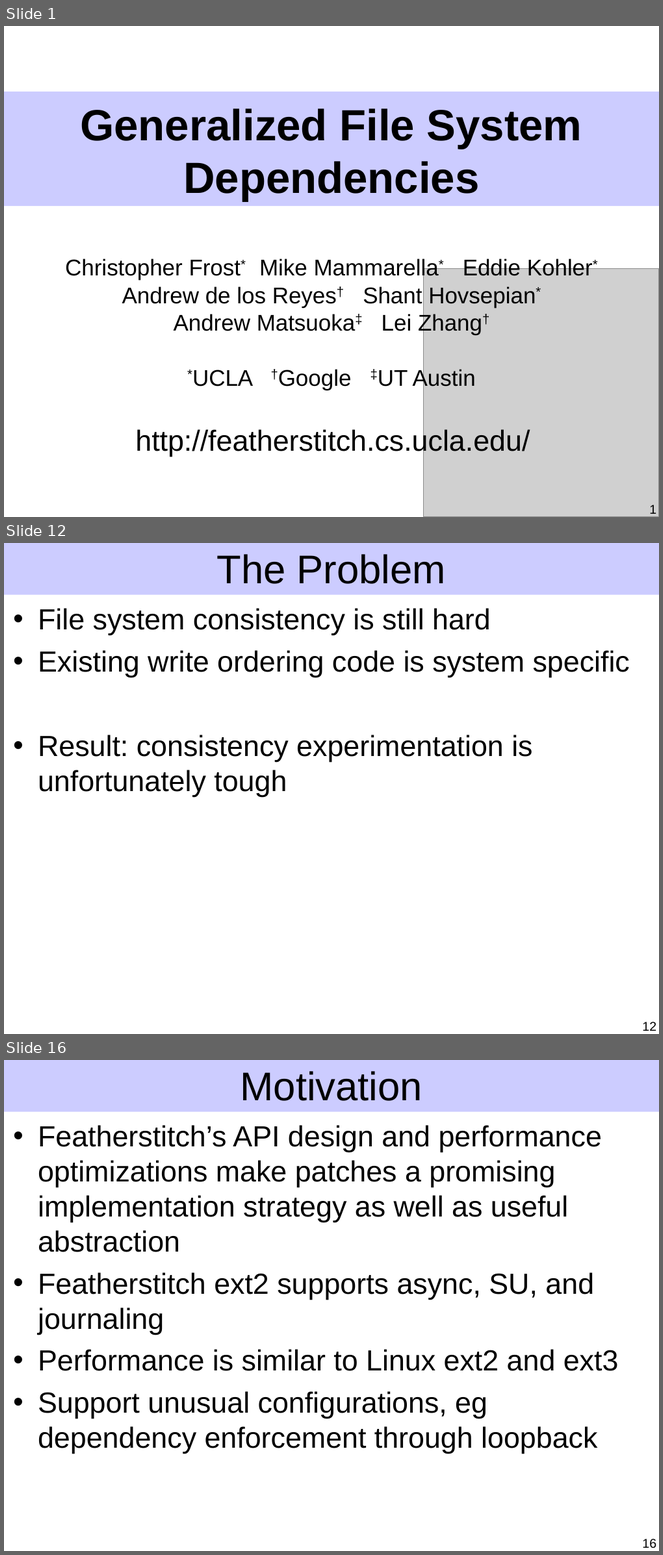
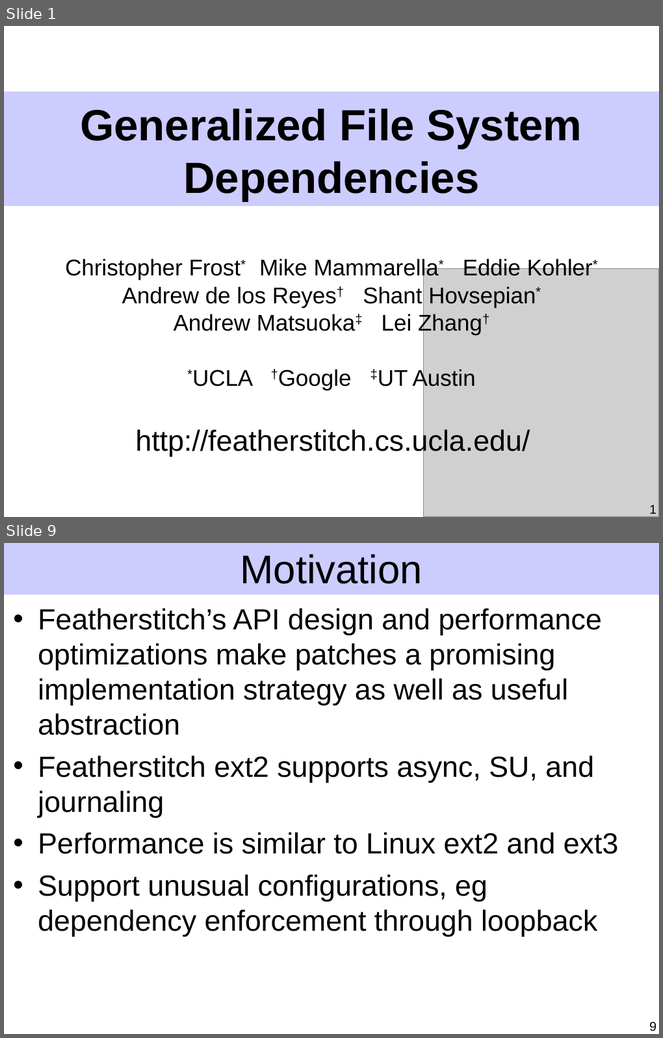
Before and after one commit to ucla-readable/fstitch-doc, a slide deck: sosp/pres.ppt. Shown one above the other, each under a label of ours: slides 1, 12 and 16 before the commit, slides 1 and 9 after it; the slides between them are not shown. The pictures are 663x1555 and 663x1038 pixels, drawn with LibreOffice and Linux fonts; fonts in the diff are those of the drawing; grey boxes stand for pictures. Boxes give left, top, right and bottom in pixels: in the first picture for what was removed or moved away, otherwise in the second. Text is boxed around its words. In the diff, an @@ line names an element or a change of style, - is before the commit and + after.

```diff
--- a/sosp/pres.ppt
+++ b/sosp/pres.ppt
@@ slide 12 removed at (4,543,659,1034), background #FFFFFF; not listed: 1 template element that a slide beside it also shows @@
@@ title removed at (217,554,446,584) @@
-The Problem
@@ text removed at (38,608,630,797) @@
-• File system consistency is still hard
-• Existing write ordering code is system specific
-• Result: consistency experimentation is unfortunately tough
@@ page number removed at (642,1022,657,1031) @@
-12
@@ what was slide 16 is now slide 9 @@
@@ page number at (649,1022,657,1032): text changed @@
-16
+9
```
Also in this commit, not shown: 5 slides changed, 5 slides added, 11 other slides removed.
